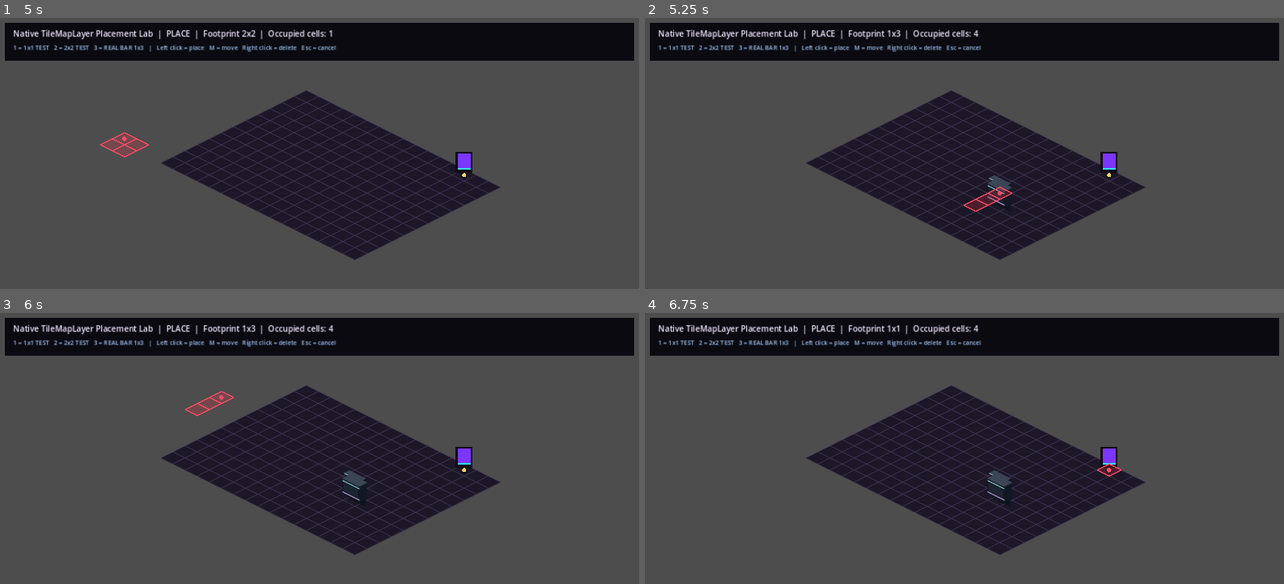
Above: before the commit, frames 1-4 (two rows, left to right).
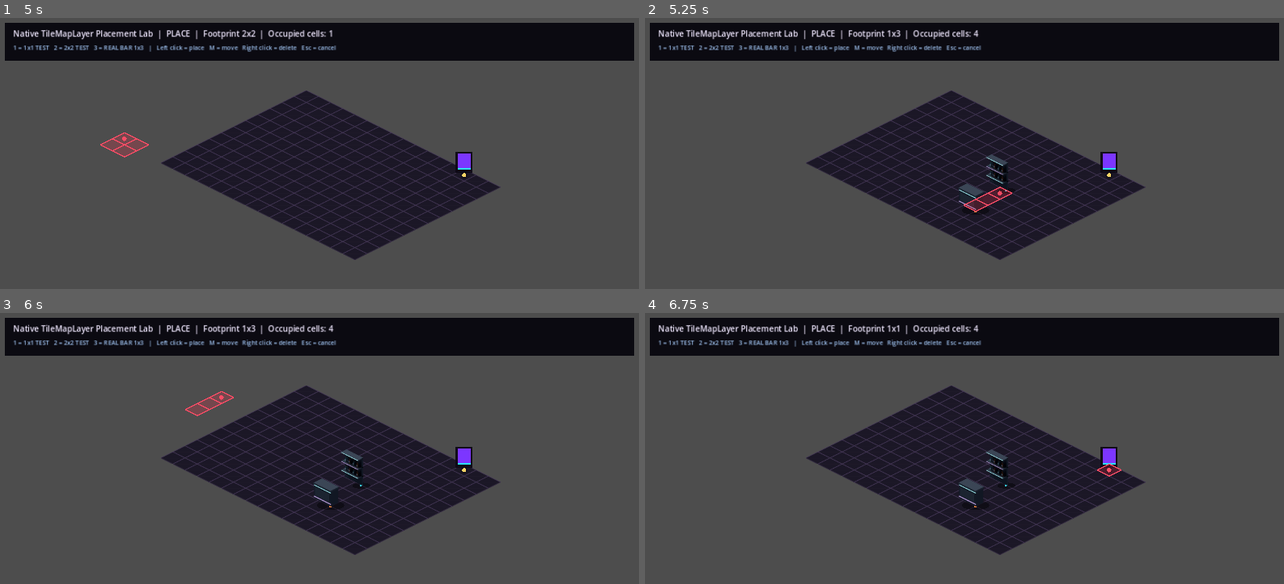
Above: after the commit, the same moments.

Repository: 22crob/Nightclub-City
Game: Godot game, scene res://scenes/testing/PlacementLab.tscn
The game is run twice, just before and just after one commit, with the same random seed, the same clock (stepped at 60 frames per second) and the same inputs.
Inputs (mouse positions are in pixels of both pictures, inside the frame that each line leads up to):
- Up to frame 1 (5 s): tap Enter at 0.5, 2, 3.5 s; move the mouse to (460, 177) at 0.52 s; tap 1 at 0.6, 3.6 s; click (460, 177) at 0.67 s; tap Space at 1.25, 2.75, 4.25 s; move the mouse to (191, 213) at 1.27 s; tap 2 at 1.35, 4.35 s; click (191, 213) at 1.42 s; move the mouse to (383, 115) at 2.02 s; tap 3 at 2.1 s; click (383, 115) at 2.17 s; move the mouse to (287, 270) at 2.77 s; tap M at 2.85 s; click (287, 270) at 2.92 s; move the mouse to (511, 251) at 3.52 s; click (511, 251) at 3.67 s; move the mouse to (127, 142) at 4.27 s; click (127, 142) at 4.42 s
- Up to frame 2 (5.25 s): move the mouse to (996, 196) at 5.02 s; tap 3 at 5.1 s; click (996, 196) at 5.17 s
- Up to frame 3 (6 s): move the mouse to (223, 399) at 5.77 s; tap M at 5.85 s; click (223, 399) at 5.92 s
- Up to frame 4 (6.75 s): move the mouse to (1105, 472) at 6.52 s; tap 1 at 6.6 s; click (1105, 472) at 6.67 s

Frame 1 is identical in both runs. In frame 2, 0.4% of the frame differs, in the area x 49-58%, y 50-73%; in frame 3, 0.5%; in frame 4, 0.5%.
Error before the commit: Invalid assignment of property or key 'position' with value of type 'Vector2' on a base object of type 'null instance'. (res://scripts/bar01.gd:34)

Commit message:
Add Bar01 shelf and counter ground markers

Diff:
--- a/godot_v2/scenes/furniture/Bar01.tscn
+++ b/godot_v2/scenes/furniture/Bar01.tscn
@@ -13,8 +13,8 @@
 [node name="CounterSprite" type="Sprite2D" parent="."]
 z_index = 1
 
-[node name="AnchorMarker" type="Marker2D" parent="."]
+[node name="ShelfGroundAnchor" type="Marker2D" parent="."]
 
 [node name="BartenderRowMarker" type="Marker2D" parent="."]
 
-[node name="CounterRowMarker" type="Marker2D" parent="."]
+[node name="CounterGroundAnchor" type="Marker2D" parent="."]
